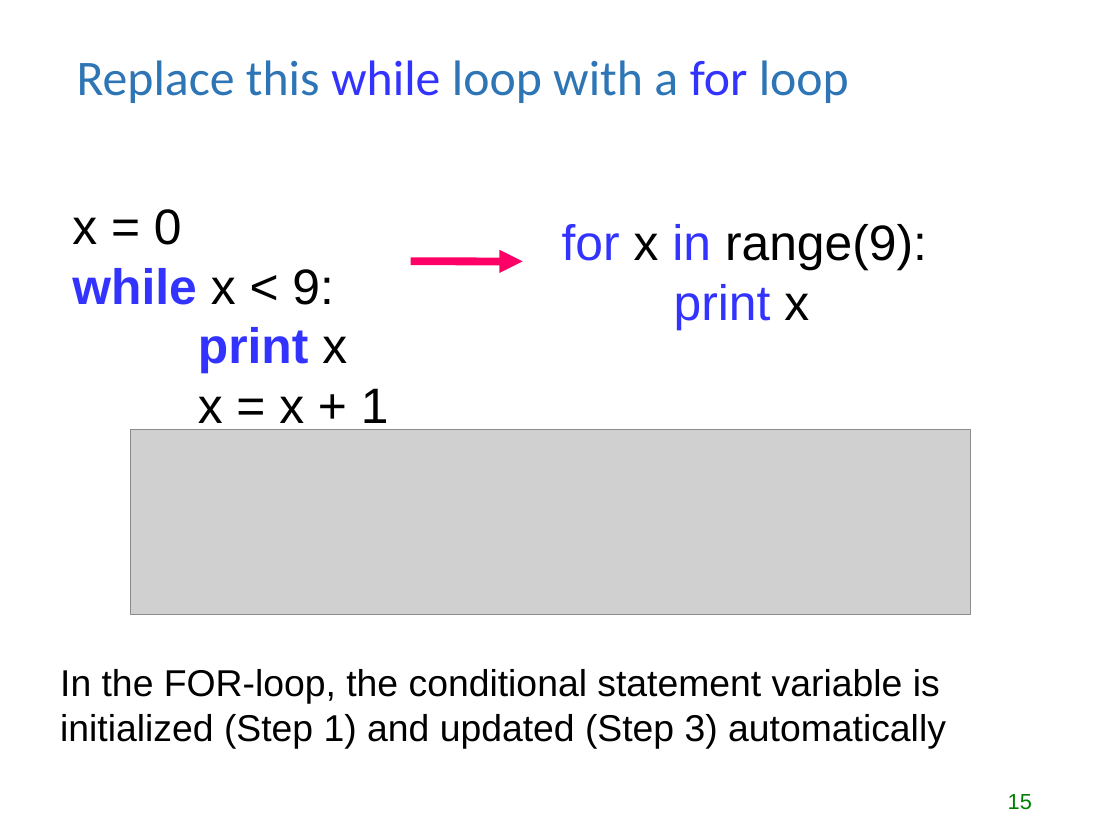
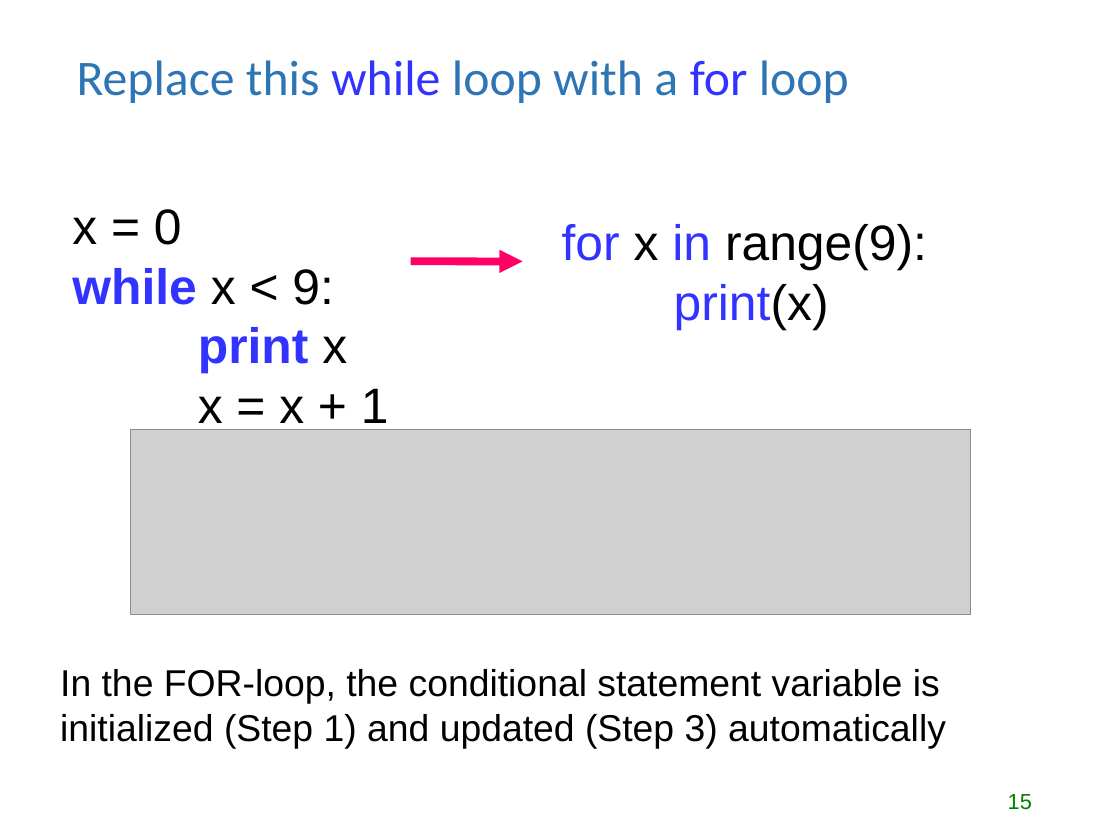
Before and after one commit to lgtateos/gis540, a slide deck: slide 15 of slides/looping.ppt. Drawn at 1120x840 pixels with LibreOffice and Linux fonts; fonts in the diff are those of the drawing; grey boxes stand for pictures. Boxes give left, top, right and bottom in pixels: in the first picture for what was removed or moved away, otherwise in the second. Text is boxed around its words. In the diff, an @@ line names an element or a change of style, - is before the commit and + after.

```diff
--- a/slides/looping.ppt
+++ b/slides/looping.ppt
@@ text at <box>674,284,829,331</box>: text changed @@
-print x
+print(x)
```
Also in this commit, not shown: 1 other slide changed, 1 other file.
